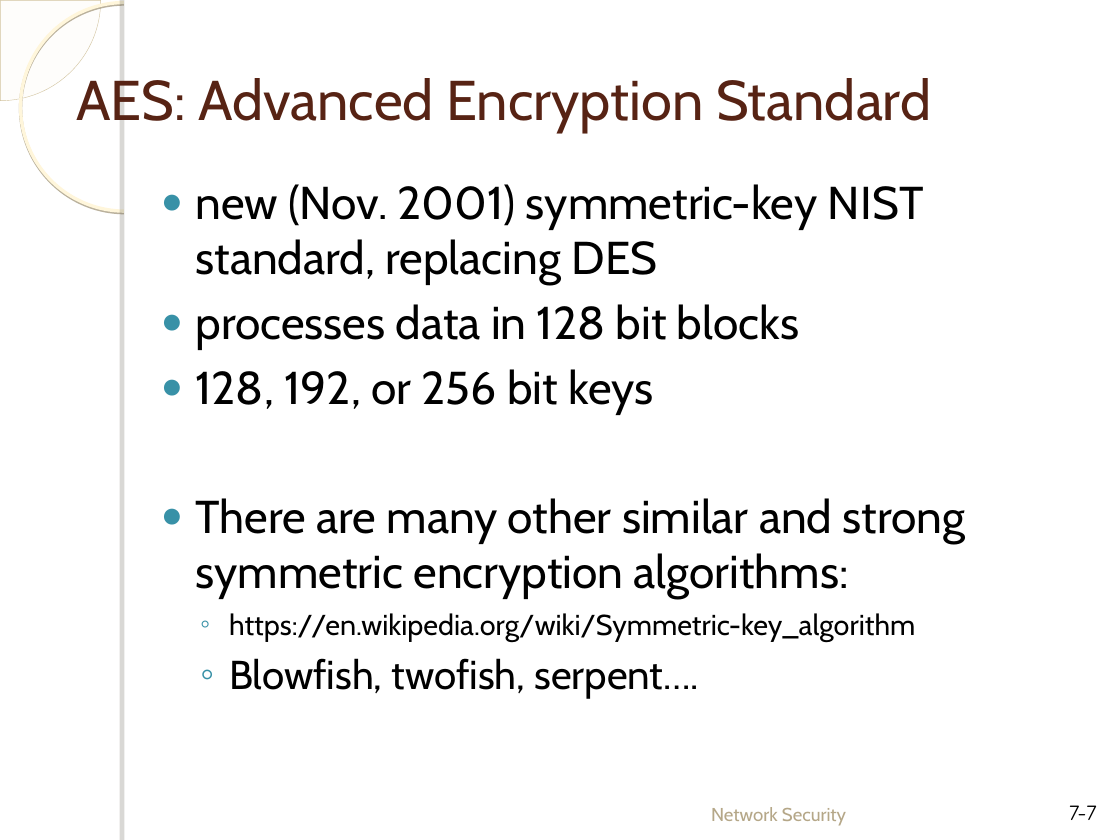
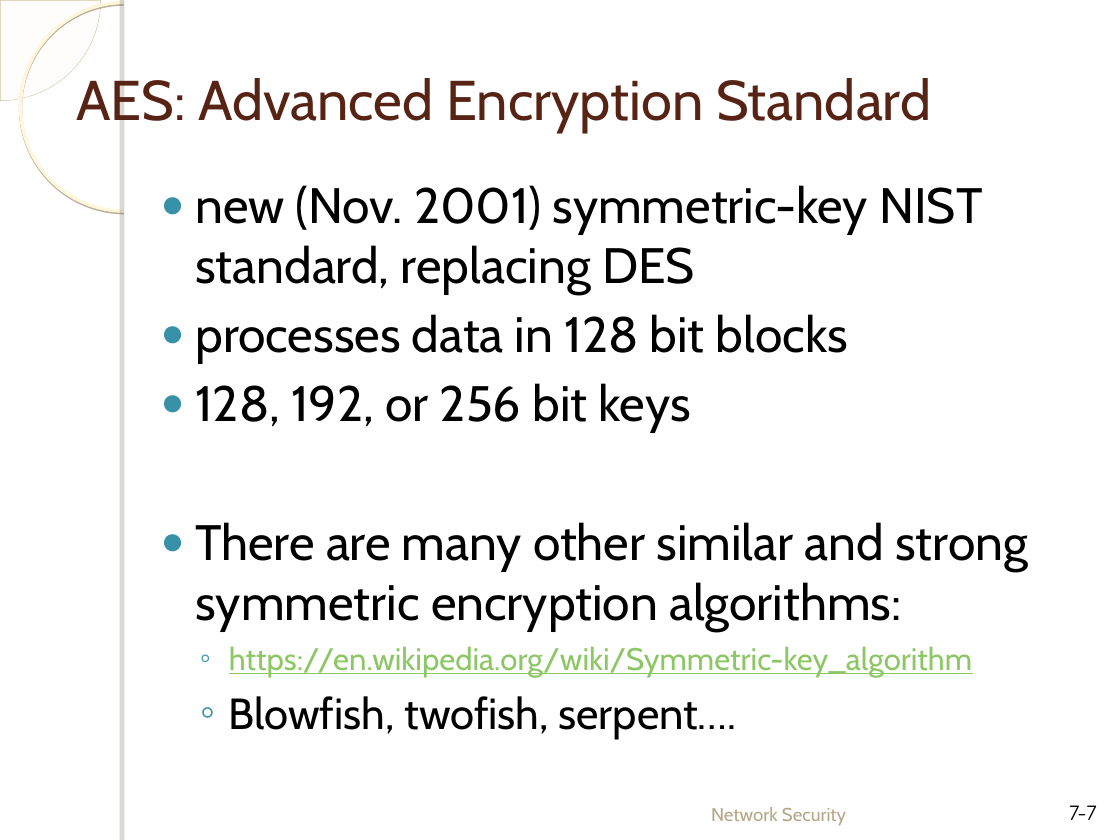
Before and after one commit to centuryhopper/Fall2022CourseContents, a slide deck: slide 7 of CIS6395/BasicNetworkEncryption.ppt. Drawn at 1120x840 pixels with LibreOffice and Linux fonts; fonts in the diff are those of the drawing; background and template pictures are left out. Boxes give left, top, right and bottom in pixels: in the first picture for what was removed or moved away, otherwise in the second. Text is boxed around its words. In the diff, an @@ line names an element or a change of style, - is before the commit and + after.

```diff
--- a/CIS6395/BasicNetworkEncryption.ppt
+++ b/CIS6395/BasicNetworkEncryption.ppt
@@ text "new (Nov. 2001) symmetric-key NIST ..." at <box>195,185,1028,739</box>: size 29.6 to 32 pt in "new (Nov. 2001) symmetric-key NIST standard, replacing ...", "processes data in 128 bit blocks", "128, 192, or 256 bit keys", "There are many other similar and strong ..."; size 18.5 to 20 pt, text colour #000000 to #8DC765, underline on in "https://en.wikipedia.org/wiki/Symmetric-key_algorithm"; size 25.9 to 28 pt in "Blowfish, twofish, serpent…." @@
```
Also in this commit, not shown: 8 other slides changed, 2 other files.
